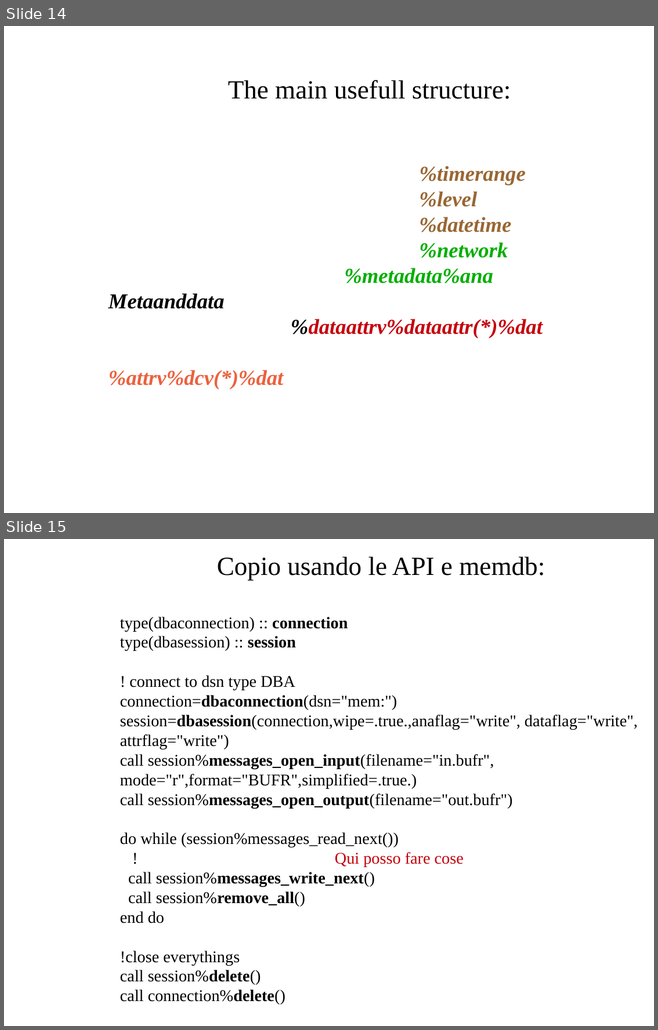
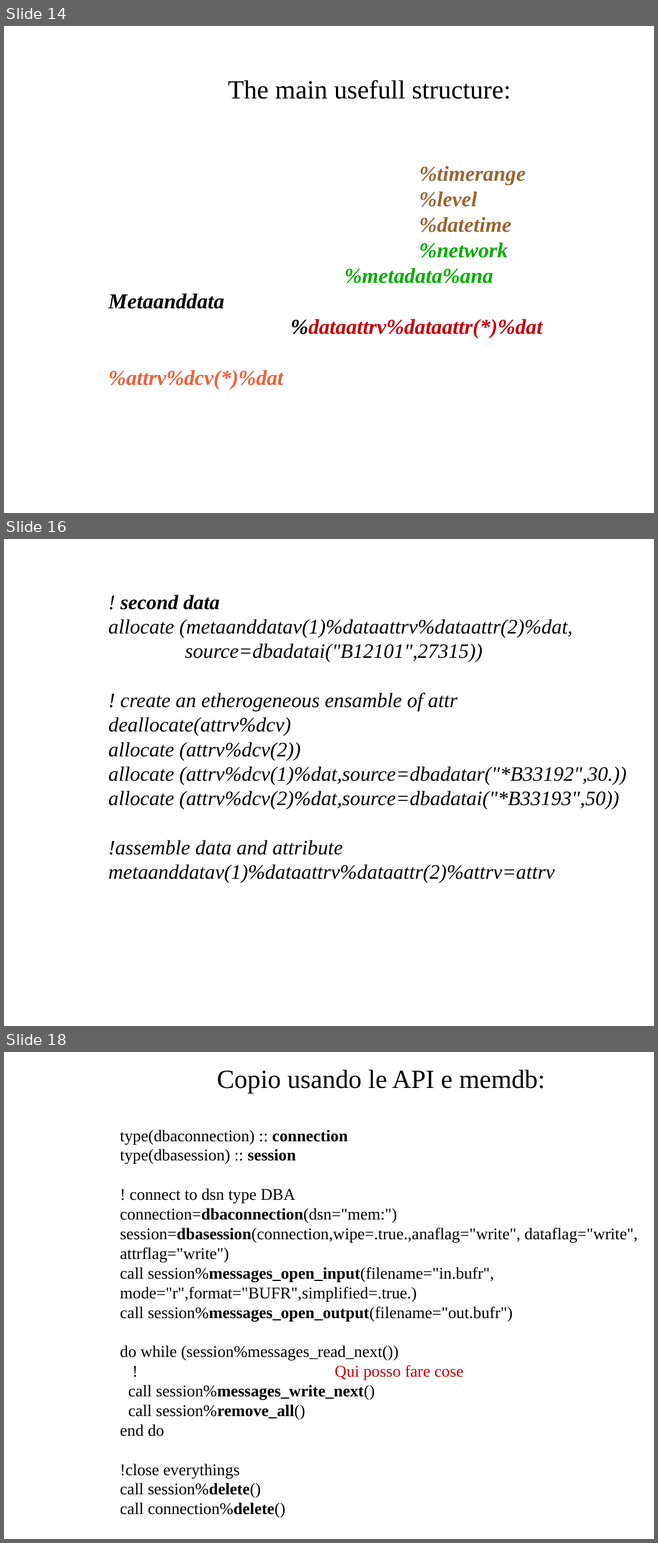
Before and after one commit to ARPA-SIMC/libsim, a slide deck: doc/API_DB-All.e_Fortran2003.odp. Shown one above the other, each under a label of ours: slides 14 and 15 before the commit, slides 14, 16 and 18 after it; the slides between them are not shown. The pictures are 658x1030 and 658x1543 pixels, drawn with LibreOffice and Linux fonts; fonts in the diff are those of the drawing; background and template pictures are left out. Boxes give left, top, right and bottom in pixels: in the first picture for what was removed or moved away, otherwise in the second. Text is boxed around its words. In the diff, an @@ line names an element or a change of style, - is before the commit and + after.

```diff
--- a/doc/API_DB-All.e_Fortran2003.odp
+++ b/doc/API_DB-All.e_Fortran2003.odp
@@ slide 16 added at (4,539,654,1026), background picture (left out) @@
@@ subtitle added at (108,595,626,883), 25 pt, text #000000, italic @@
+! second data
+allocate (metaanddatav(1)%dataattrv%dataattr(2)%dat,
+source=dbadatai("B12101",27315))
+! create an etherogeneous ensamble of attr
+deallocate(attrv%dcv)
+allocate (attrv%dcv(2))
+allocate (attrv%dcv(1)%dat,source=dbadatar("*B33192",30.))
+allocate (attrv%dcv(2)%dat,source=dbadatai("*B33193",50))
+!assemble data and attribute
+metaanddatav(1)%dataattrv%dataattr(2)%attrv=attrv
@@ what was slide 15 is now slide 18 @@
```
Also in this commit, not shown: 4 slides changed, 4 other slides added.
